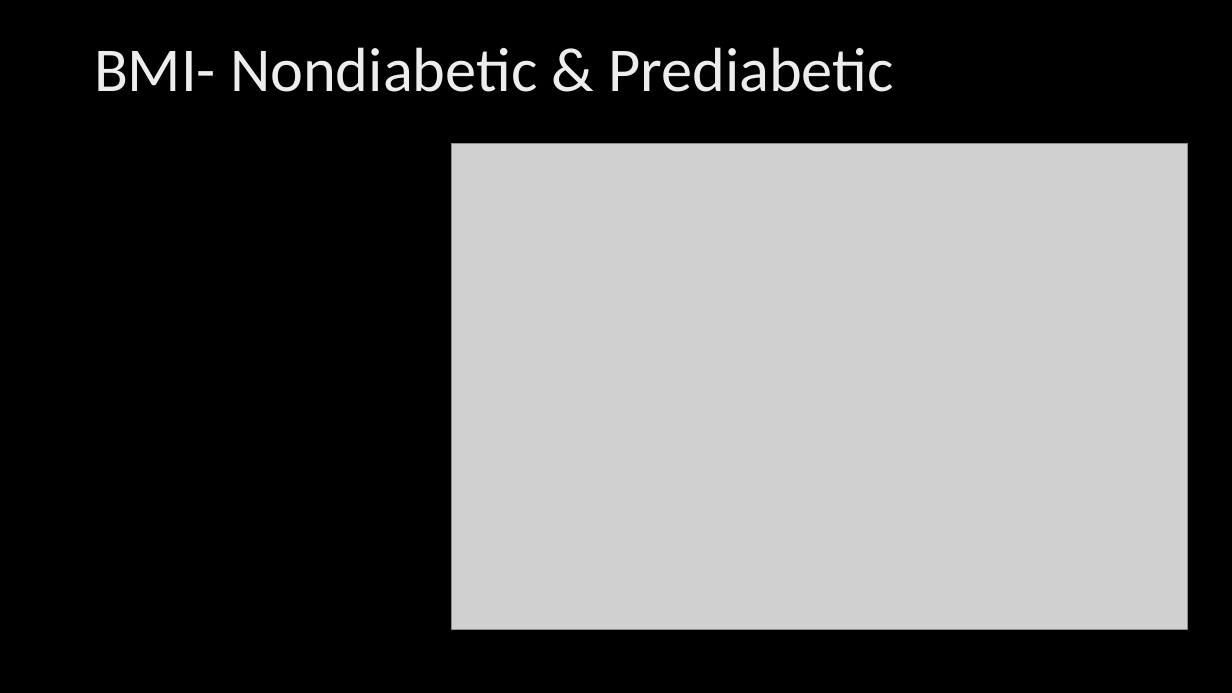
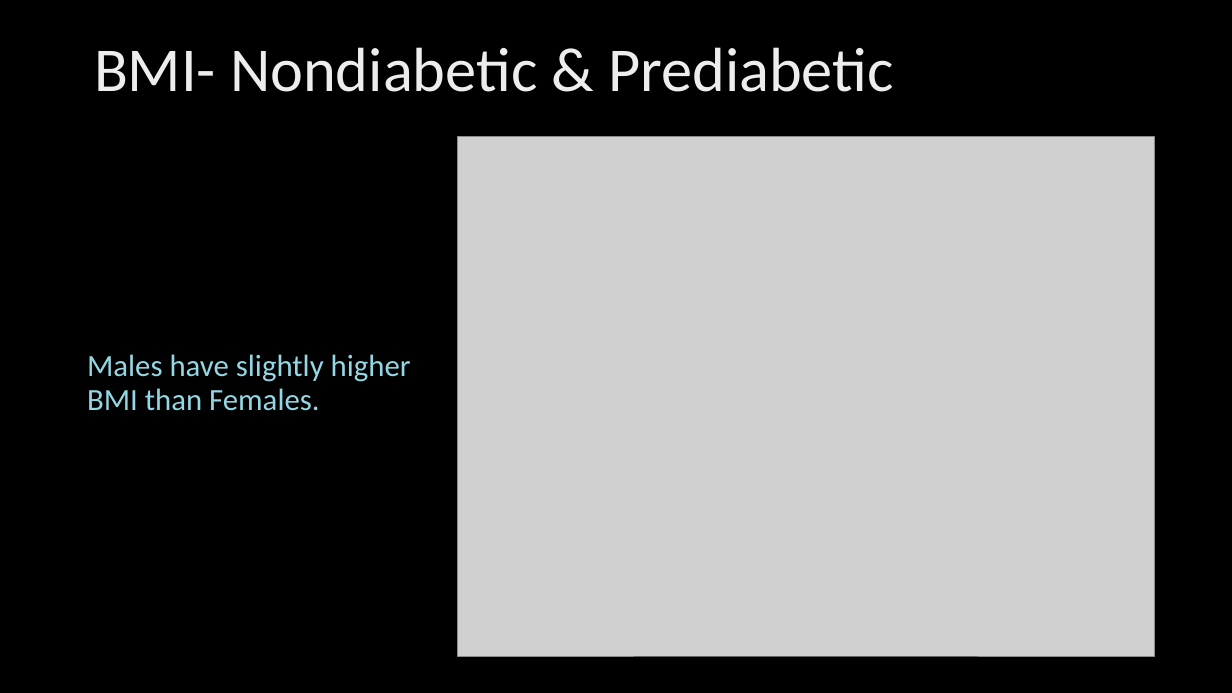
Before and after one commit to Rosedragon87/Capstone_Project_2021, a slide deck: slide 9 of Data_Science_Capstone_2021.pptx (slide 5 before the commit). Drawn at 1232x693 pixels with LibreOffice and Linux fonts; fonts in the diff are those of the drawing; grey boxes stand for pictures; background and template pictures are left out. Boxes give left, top, right and bottom in pixels: in the first picture for what was removed or moved away, otherwise in the second. Text is boxed around its words. In the diff, an @@ line names an element or a change of style, - is before the commit and + after.

```diff
--- a/Data_Science_Capstone_2021.pptx
+++ b/Data_Science_Capstone_2021.pptx
@@ picture: place and size @@
-picture at bbox=[452, 143, 1188, 630]
+picture at bbox=[457, 137, 1154, 656]
@@ text added at bbox=[87, 354, 411, 411], 24 pt, text gradient #9FDBE7 to #94D7E4 to #BFE7EF to #FFFFFF @@
+Males have slightly higher BMI than Females.
```
Also in this commit, not shown: 4 other slides changed, 9 slides added, 12 slides removed.
